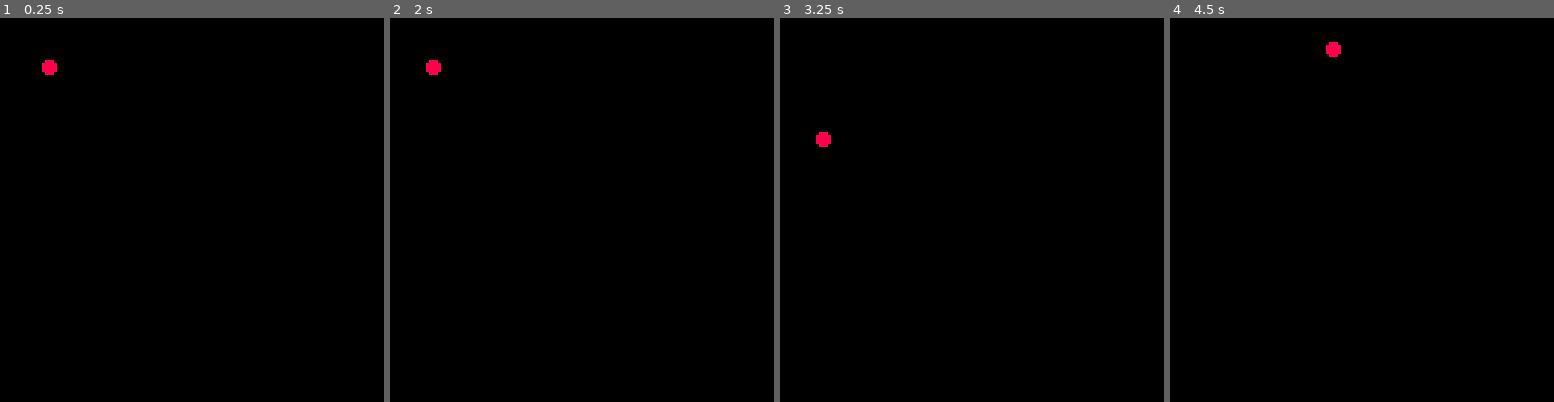
Above: before the commit, frames 1-4 (left to right).
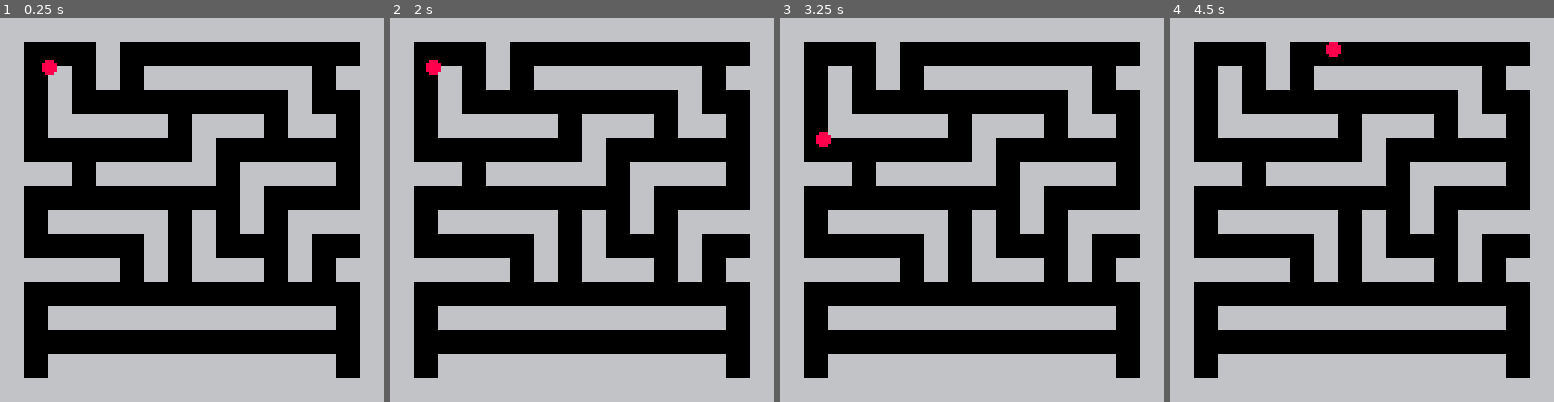
Above: after the commit, the same moments.

Repository: getJv/novice_summer_jam
Game: PICO-8 cartridge s_broken.p8
The game is run twice, just before and just after one commit, with the same random seed, the same clock (stepped at 60 frames per second) and the same inputs.
Inputs:
- Up to frame 1 (0.25 s): no input
- Up to frame 2 (2 s): hold Left from 1.97 s (still down)
- Up to frame 3 (3.25 s): release Left at 2.37 s; hold Down 2.42-2.82 s; hold Right from 2.87 s (still down)
- Up to frame 4 (4.5 s): release Right at 3.53 s; hold Up 3.58-4.08 s; hold Right from 4.13 s (still down)

The runs differ from the first frame. In frame 1, 56% of the frame differs, in the area x 0-100%, y 0-100%; in frame 2, 56%; in frame 3, 56%; in frame 4, 56%.

Commit message:
feat: Add a maze test drawing logic

Diff:
--- a/main_scene.lua
+++ b/main_scene.lua
@@ -1,5 +1,48 @@
 -- list of global variables included by other files
 -- player {x:int,y:int, speed:int} from handler_player.lua
+maze = {}
+maze_size = 16 -- This is the max size of the maze
+cell_size = 8  -- this is the cell, in this case 8x8 pixels
+
+-- the idea is:  1's will be wall and 0's will be path
+test_maze = {
+    {1,1,1,1,1,1,1,1,1,1,1,1,1,1,1,1},
+    {1,0,0,0,1,0,0,0,0,0,0,0,0,0,0,1},
+    {1,0,1,0,1,0,1,1,1,1,1,1,1,0,1,1},
+    {1,0,1,0,0,0,0,0,0,0,0,0,1,0,0,1},
+    {1,0,1,1,1,1,1,0,1,1,1,0,1,1,0,1},
+    {1,0,0,0,0,0,0,0,1,0,0,0,0,0,0,1},
+    {1,1,1,0,1,1,1,1,1,0,1,1,1,1,0,1},
+    {1,0,0,0,0,0,0,0,0,0,1,0,0,0,0,1},
+    {1,0,1,1,1,1,1,0,1,0,1,0,1,1,1,1},
+    {1,0,0,0,0,0,1,0,1,0,0,0,1,0,0,1},
+    {1,1,1,1,1,0,1,0,1,1,1,0,1,0,1,1},
+    {1,0,0,0,0,0,0,0,0,0,0,0,0,0,0,1},
+    {1,0,1,1,1,1,1,1,1,1,1,1,1,1,0,1},
+    {1,0,0,0,0,0,0,0,0,0,0,0,0,0,0,1},
+    {1,0,1,1,1,1,1,1,1,1,1,1,1,1,0,1},
+    {1,1,1,1,1,1,1,1,1,1,1,1,1,1,1,1}
+}
+
+function draw_maze()
+    -- here im going by each x,y of the maze matrix
+    for y = 1, maze_size do
+        for x = 1, maze_size do
+            -- (x - 1) is important because the array starts at 1 but the screen pixels starts at 0
+            local screen_x = (x - 1) * cell_size
+            local screen_y = (y - 1) * cell_size
+
+
+            if maze[y][x] == 1 then -- wall condition, im using 6 as grey color
+                -- the cell_size - 1 here is because the pixels at screen start at 0
+                rectfill(screen_x, screen_y, screen_x + cell_size - 1, screen_y + cell_size - 1, 6)
+            else
+                -- path condition, im using 0 as black color
+                rectfill(screen_x, screen_y, screen_x + cell_size - 1, screen_y + cell_size - 1, 0)
+            end
+        end
+    end
+end
 
 
 function main_scene_init()
@@ -8,13 +51,19 @@
     -- Set initial pos for the player
     player.x = 16
     player.y = 16
+    -- Load the maze format, using test until i code the auto generation... problably the most broken part
+    maze = test_maze
+
+
 
 end
+
 function main_scene_update()
     handle_player_movement()
 end
+
 function main_scene_draw()
     cls()
+    draw_maze()
     draw_player()
-
 end
